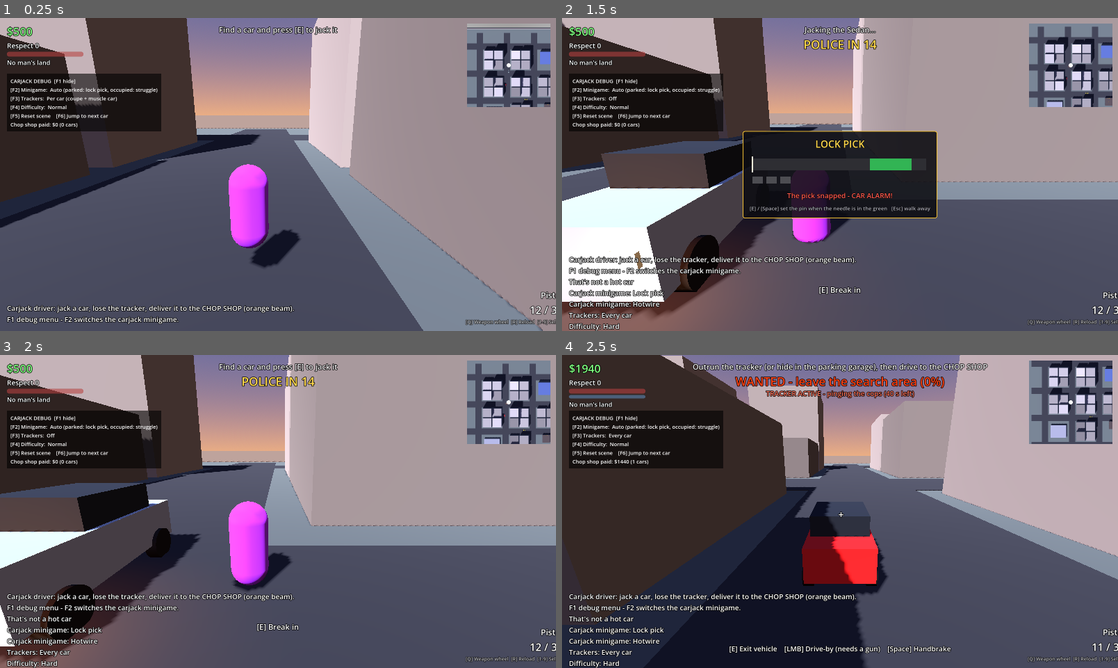
Above: before the commit, frames 1-4 (two rows, left to right).
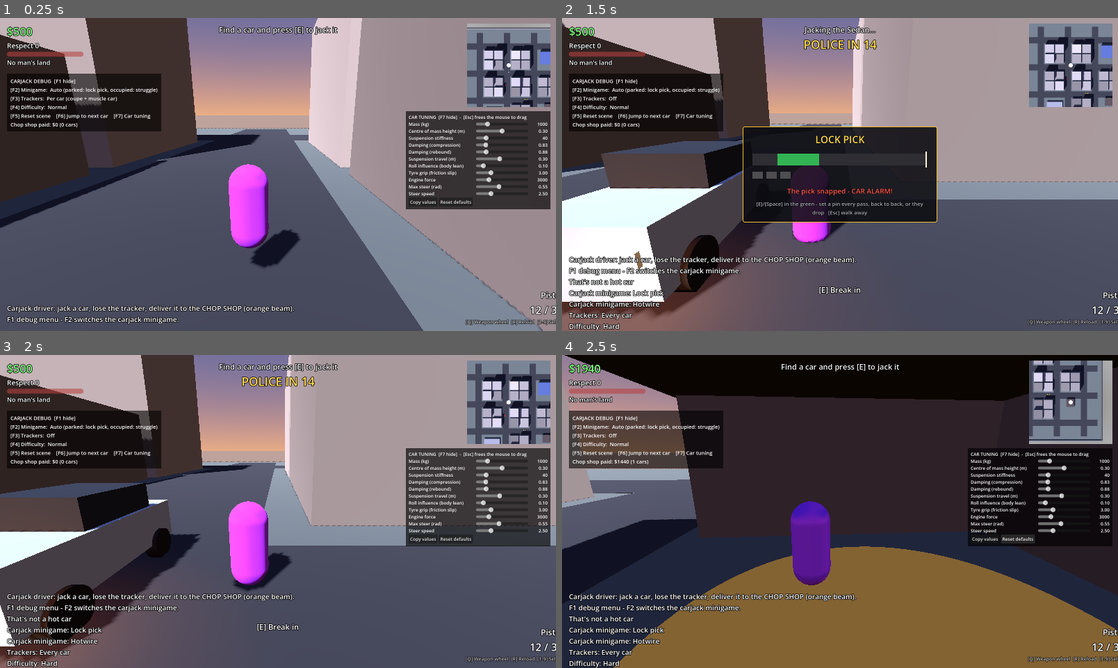
Above: after the commit, the same moments.

Repository: ncpawlak/streetlawgame
Game: Godot game, scene res://tests/carjack_test_runner.tscn
Same seed, same stepped clock (60 frames per second), same inputs: the game is played once before the commit and once after it. This scene is started directly instead of the project's main scene.
Inputs (mouse positions are in pixels of both pictures, inside the frame that each line leads up to):
- Up to frame 1 (0.25 s): no input
- Up to frame 2 (1.5 s): click (984, 202) at 0.5 s, where only the run after the commit has a clickable "Copy values"; tap Enter at 1.25 s; move the mouse to (962, 158) at 1.27 s; hold D (move_right) from 1.28 s (still down); hold Right mouse button (aim) from 1.28 s (still down); click (962, 158) at 1.42 s
- Up to frame 3 (2 s): keep holding D (move_right); keep holding Right mouse button (aim); tap E (interact) at 1.55 s
- Up to frame 4 (2.5 s): release D (move_right) at 2 s; release Right mouse button (aim) at 2 s; click (1017, 539) at 2 s, where only the run after the commit has a clickable "Reset defaults"

The runs differ from the first frame. In frame 1, 7.9% of the frame differs, in the area x 20-99%, y 29-62%; in frame 2, 3.1%; in frame 3, 8.0%; in frame 4, 81%, in the area x 0-100%, y 0-100%.

Commit message:
Carjack: streak lock pick, free-look driving camera, live car tuning panel (F7)
Co-authored-by: Copilot App <223556219+Copilot@users.noreply.github.com>

Diff:
--- a/drivers/carjack/carjack_driver.gd
+++ b/drivers/carjack/carjack_driver.gd
@@ -61,6 +61,10 @@
 var hot_car: HotCar
 var cruisers: Array[PursuitCruiser] = []
 var alarms: Array[StringName] = []
+## Live handling values for every target car (F7 tuning panel). default_tuning is what the Vehicle
+## code builds, captured from the first car so the defaults are untouched.
+var tuning: VehicleTuning
+var default_tuning: VehicleTuning
 
 var _minigame_layer: CanvasLayer
 var _targets: Array[HotCar] = []
@@ -117,6 +121,8 @@
 	if event.is_action_pressed("ui_cancel"):
 		Input.mouse_mode = Input.MOUSE_MODE_VISIBLE
 	elif event is InputEventMouseButton and event.pressed and Input.mouse_mode != Input.MOUSE_MODE_CAPTURED:
+		if hud != null and hud.is_over_panel((event as InputEventMouseButton).position):
+			return
 		Input.mouse_mode = Input.MOUSE_MODE_CAPTURED
 		get_viewport().set_input_as_handled()
 
@@ -138,6 +144,8 @@
 			get_tree().reload_current_scene()
 		KEY_F6:
 			teleport_to_next_target()
+		KEY_F7:
+			hud.toggle_tuning()
 		_:
 			return
 	get_viewport().set_input_as_handled()
@@ -179,6 +187,28 @@
 	if minigame_mode != MINIGAME_AUTO and CarjackMinigame.KINDS.has(minigame_mode):
 		return minigame_mode
 	return CarjackMinigame.KIND_STRUGGLE if car != null and car.has_occupant() else CarjackMinigame.KIND_LOCK_PICK
+
+
+## Sets one [constant VehicleTuning.PARAMS] value and applies it live to every target car.
+func set_tuning(property: StringName, value: float) -> void:
+	tuning.set(property, value)
+	for car in targets():
+		tuning.apply(car)
+
+
+func reset_tuning() -> void:
+	tuning = default_tuning.duplicate_tuning()
+	for car in targets():
+		tuning.apply(car)
+
+
+## Prints the current handling values and copies them to the clipboard.
+func report_tuning() -> String:
+	var text := "Car tuning: " + tuning.to_text()
+	print(text)
+	DisplayServer.clipboard_set(text)
+	EventBus.notify.emit("Tuning copied to clipboard (also printed to the console)")
+	return text
 
 
 func targets() -> Array[HotCar]:
@@ -401,6 +431,11 @@
 	car.exploded.connect(_schedule_respawn.bind(car))
 	get_node("Targets").add_child(car)
 	_targets.append(car)
+	if tuning == null:
+		default_tuning = VehicleTuning.from_vehicle(car)
+		tuning = default_tuning.duplicate_tuning()
+	else:
+		tuning.apply(car)
 	return car
 
 
--- a/drivers/carjack/carjack_hud.gd
+++ b/drivers/carjack/carjack_hud.gd
@@ -11,6 +11,11 @@
 var _tracker: Label
 var _debug_panel: PanelContainer
 var _debug_label: Label
+var tuning_visible := true
+var _tuning_panel: PanelContainer
+var _sliders := {}
+var _values := {}
+var _syncing := false
 
 
 func _ready() -> void:
@@ -28,15 +33,116 @@
 	_debug_label = Label.new()
 	_debug_label.add_theme_font_size_override("font_size", 15)
 	_debug_panel.add_child(_debug_label)
+	_build_tuning_panel()
 
 
 func toggle_debug() -> void:
 	debug_visible = not debug_visible
 
 
+func toggle_tuning() -> void:
+	tuning_visible = not tuning_visible
+
+
+## True when a click at [param point] lands on the tuning panel (so it doesn't recapture the mouse).
+func is_over_panel(point: Vector2) -> bool:
+	return _tuning_panel != null and _tuning_panel.visible and _tuning_panel.get_global_rect().has_point(point)
+
+
+func _build_tuning_panel() -> void:
+	_tuning_panel = PanelContainer.new()
+	_tuning_panel.name = "TuningPanel"
+	_tuning_panel.set_anchors_and_offsets_preset(Control.PRESET_TOP_RIGHT)
+	_tuning_panel.grow_horizontal = Control.GROW_DIRECTION_BEGIN
+	_tuning_panel.offset_right = -16.0
+	_tuning_panel.offset_top = 268.0
+	var style := StyleBoxFlat.new()
+	style.bg_color = Color(0.0, 0.0, 0.0, 0.65)
+	style.set_content_margin_all(8)
+	_tuning_panel.add_theme_stylebox_override("panel", style)
+	add_child(_tuning_panel)
+	var rows := VBoxContainer.new()
+	rows.add_theme_constant_override("separation", 2)
+	_tuning_panel.add_child(rows)
+	var title := Label.new()
+	title.text = "CAR TUNING  [F7 hide]  -  [Esc] frees the mouse to drag"
+	title.add_theme_font_size_override("font_size", 13)
+	rows.add_child(title)
+	for spec: Array in VehicleTuning.PARAMS:
+		var row := HBoxContainer.new()
+		rows.add_child(row)
+		var name_label := Label.new()
+		name_label.text = spec[1]
+		name_label.custom_minimum_size.x = 190.0
+		name_label.add_theme_font_size_override("font_size", 13)
+		row.add_child(name_label)
+		var slider := HSlider.new()
+		slider.min_value = spec[2]
+		slider.max_value = spec[3]
+		slider.step = spec[4]
+		slider.custom_minimum_size = Vector2(150.0, 18.0)
+		slider.focus_mode = Control.FOCUS_NONE
+		slider.size_flags_vertical = Control.SIZE_SHRINK_CENTER
+		slider.value_changed.connect(_on_slider_changed.bind(spec[0]))
+		row.add_child(slider)
+		var value_label := Label.new()
+		value_label.custom_minimum_size.x = 52.0
+		value_label.horizontal_alignment = HORIZONTAL_ALIGNMENT_RIGHT
+		value_label.add_theme_font_size_override("font_size", 13)
+		row.add_child(value_label)
+		_sliders[spec[0]] = slider
+		_values[spec[0]] = value_label
+	var buttons := HBoxContainer.new()
+	rows.add_child(buttons)
+	buttons.add_child(_button("Copy values", func() -> void: driver.report_tuning()))
+	buttons.add_child(_button("Reset defaults", func() -> void:
+		driver.reset_tuning()
+		sync_tuning()))
+
+
+func _button(text: String, action: Callable) -> Button:
+	var button := Button.new()
+	button.text = text
+	button.focus_mode = Control.FOCUS_NONE
+	button.add_theme_font_size_override("font_size", 13)
+	button.pressed.connect(action)
+	return button
+
+
+## Pulls the driver's current tuning into the sliders.
+func sync_tuning() -> void:
+	if driver == null or driver.tuning == null:
+		return
+	_syncing = true
+	for spec: Array in VehicleTuning.PARAMS:
+		var value: float = driver.tuning.get(spec[0])
+		_sliders[spec[0]].value = value
+		_update_value_label(spec, value)
+	_syncing = false
+
+
+func _on_slider_changed(value: float, property: StringName) -> void:
+	if _syncing or driver == null:
+		return
+	driver.set_tuning(property, value)
+	for spec: Array in VehicleTuning.PARAMS:
+		if spec[0] == property:
+			_update_value_label(spec, value)
+
+
+func _update_value_label(spec: Array, value: float) -> void:
+	var label: Label = _values[spec[0]]
+	label.text = VehicleTuning.format_value(value, spec[4])
+	var default_value: float = driver.default_tuning.get(spec[0])
+	label.add_theme_color_override("font_color", Color.WHITE if is_equal_approx(value, default_value) else Color(1.0, 0.8, 0.3))
+
+
 func _process(_delta: float) -> void:
 	if driver == null:
 		return
+	if _sliders.size() > 0 and driver.tuning != null and _values[&"mass"].text == "":
+		sync_tuning()
+	_tuning_panel.visible = tuning_visible and not driver.is_minigame_open()
 	_objective.text = objective_text()
 	var response := driver.police_response
 	var alarm := driver.police_call
@@ -47,7 +153,7 @@
 	var car := driver.hot_car
 	_tracker.text = car.tracker.status_text() if car != null and is_instance_valid(car) and car.tracker != null else ""
 	_debug_panel.visible = debug_visible
-	_debug_label.text = "CARJACK DEBUG  [F1 hide]\n[F2] Minigame:  %s\n[F3] Trackers:  %s\n[F4] Difficulty:  %s\n[F5] Reset scene    [F6] Jump to next car\nChop shop paid: $%d (%d cars)" % [
+	_debug_label.text = "CARJACK DEBUG  [F1 hide]\n[F2] Minigame:  %s\n[F3] Trackers:  %s\n[F4] Difficulty:  %s\n[F5] Reset scene    [F6] Jump to next car    [F7] Car tuning\nChop shop paid: $%d (%d cars)" % [
 		driver.minigame_mode_name(), driver.tracker_mode_name(), String(driver.difficulty_level).capitalize(),
 		driver.chop_shop.total_paid, driver.chop_shop.deliveries]
 
--- a/drivers/carjack/minigames/lock_pick_minigame.gd
+++ b/drivers/carjack/minigames/lock_pick_minigame.gd
@@ -1,8 +1,10 @@
 class_name LockPickMinigame
 extends CarjackMinigame
-## Prototype (a): timing bar for parked cars. A needle sweeps back and forth; press E/Space while it
-## is inside the green zone to set a pin. Every pin makes the zone smaller and the needle faster.
-## Too many misses snaps the pick and sets the car alarm off.
+## Prototype (a): "bang bang bang" lock pick for parked cars. A needle bounces wall to wall; press
+## E/Space while it is inside the green zone to set a pin. Pins must be set back to back: if the needle
+## reaches the next wall without a pin set on that pass, or you press outside the zone, the streak
+## resets to zero. Each pin speeds the needle up and shrinks the zone. Too many mis-presses snap the
+## pick and set the car alarm off.
 
 @export var pins_needed := 3
 @export var max_misses := 3
@@ -19,8 +21,13 @@
 var zone_width := 0.24
 var pins_set := 0
 var misses := 0
+## Pins dropped because the needle reached a wall (or a mis-press) before the next pin.
+var resets := 0
+## True once a pin has been set since the needle last touched a wall.
+var hit_this_pass := false
 
 var _rng := RandomNumberGenerator.new()
+var _status_hold := 0.0
 var _zone_rect: ColorRect
 var _needle_rect: ColorRect
 var _pins: Array[ColorRect] = []
@@ -36,6 +43,8 @@
 	direction = 1.0
 	pins_set = 0
 	misses = 0
+	resets = 0
+	hit_this_pass = false
 	_new_zone()
 
 
@@ -49,18 +58,26 @@
 
 func _tick(delta: float) -> void:
 	needle += direction * speed() * delta
+	var bounced := false
 	if needle >= 1.0:
 		needle = 2.0 - needle
 		direction = -1.0
+		bounced = true
 	elif needle <= 0.0:
 		needle = -needle
 		direction = 1.0
+		bounced = true
 	needle = clampf(needle, 0.0, 1.0)
+	if bounced:
+		if pins_set > 0 and not hit_this_pass:
+			_reset_streak("Hit the wall - the pins dropped. Start again.")
+		hit_this_pass = false
 
 
 func _primary() -> void:
 	if in_zone():
 		pins_set += 1
+		hit_this_pass = true
 		if pins_set >= pins_needed:
 			_succeed("Click. The door's open.")
 			return
@@ -69,6 +86,17 @@
 		misses += 1
 		if misses >= max_misses:
 			_fail("The pick snapped - CAR ALARM!")
+			return
+		if pins_set > 0:
+			_reset_streak("Slipped - the pins dropped. Start again.")
+
+
+func _reset_streak(message: String) -> void:
+	pins_set = 0
+	resets += 1
+	_new_zone()
+	_set_status(message, Color(1.0, 0.55, 0.3))
+	_status_hold = 0.8
 
 
 func _new_zone() -> void:
@@ -101,6 +129,7 @@
 	_needle_rect.position.x = 10.0 + needle * BAR_WIDTH - 2.5
 	for i in _pins.size():
 		_pins[i].color = Color(0.95, 0.8, 0.2) if i < pins_set else Color(0.3, 0.3, 0.32)
-	if not done:
-		_set_status("Pins %d/%d   -   Misses %d/%d" % [pins_set, pins_needed, misses, max_misses])
-	_set_hint("[E] / [Space] set the pin when the needle is in the green   [Esc] walk away")
+	_status_hold = maxf(0.0, _status_hold - get_process_delta_time())
+	if not done and _status_hold <= 0.0:
+		_set_status("Streak %d/%d   -   Misses %d/%d" % [pins_set, pins_needed, misses, max_misses])
+	_set_hint("[E]/[Space] in the green - set a pin every pass, back to back, or they drop   [Esc] walk away")
--- /dev/null
+++ b/drivers/carjack/vehicle_tuning.gd
@@ -0,0 +1,98 @@
+class_name VehicleTuning
+extends RefCounted
+## Live handling knobs for balancing car feel (the carjack debug tuning panel, F7). Defaults are
+## captured from a real Vehicle so nothing changes until a slider moves; apply() pushes the current
+## values onto any Vehicle's body and wheels. to_text() is the line to paste back when you find
+## settings you like.
+
+## [property, label, min, max, step]
+const PARAMS := [
+	[&"mass", "Mass (kg)", 300.0, 4000.0, 50.0],
+	[&"center_of_mass_y", "Centre of mass height (m)", -0.6, 1.2, 0.05],
+	[&"suspension_stiffness", "Suspension stiffness", 10.0, 200.0, 1.0],
+	[&"damping_compression", "Damping (compression)", 0.1, 5.0, 0.05],
+	[&"damping_relaxation", "Damping (rebound)", 0.1, 5.0, 0.05],
+	[&"suspension_travel", "Suspension travel (m)", 0.05, 0.6, 0.01],
+	[&"roll_influence", "Roll influence (body lean)", 0.0, 1.0, 0.01],
+	[&"friction_slip", "Tyre grip (friction slip)", 0.5, 10.0, 0.1],
+	[&"engine_force", "Engine force", 500.0, 12000.0, 100.0],
+	[&"max_steer", "Max steer (rad)", 0.2, 1.0, 0.01],
+	[&"steer_speed", "Steer speed", 0.5, 8.0, 0.1],
+]
+
+var mass := 1000.0
+var center_of_mass_y := 0.3
+var suspension_stiffness := 40.0
+var damping_compression := 0.83
+var damping_relaxation := 0.88
+var suspension_travel := 0.3
+var roll_influence := 0.1
+var friction_slip := 3.0
+var engine_force := 3000.0
+var max_steer := 0.55
+var steer_speed := 2.5
+
+
+static func from_vehicle(vehicle: Vehicle) -> VehicleTuning:
+	var tuning := VehicleTuning.new()
+	tuning.mass = vehicle.mass
+	tuning.center_of_mass_y = vehicle.center_of_mass.y
+	tuning.engine_force = vehicle.max_engine_force
+	tuning.max_steer = vehicle.max_steer
+	tuning.steer_speed = vehicle.steer_speed
+	var wheels := wheels_of(vehicle)
+	if not wheels.is_empty():
+		var wheel := wheels[0]
+		tuning.suspension_stiffness = wheel.suspension_stiffness
+		tuning.damping_compression = wheel.damping_compression
+		tuning.damping_relaxation = wheel.damping_relaxation
+		tuning.suspension_travel = wheel.suspension_travel
+		tuning.roll_influence = wheel.wheel_roll_influence
+		tuning.friction_slip = wheel.wheel_friction_slip
+	return tuning
+
+
+static func wheels_of(vehicle: Vehicle) -> Array[VehicleWheel3D]:
+	var wheels: Array[VehicleWheel3D] = []
+	for child in vehicle.get_children():
+		if child is VehicleWheel3D:
+			wheels.append(child)
+	return wheels
+
+
+func apply(vehicle: Vehicle) -> void:
+	if vehicle == null or not is_instance_valid(vehicle):
+		return
+	vehicle.mass = mass
+	vehicle.center_of_mass = Vector3(0.0, center_of_mass_y, 0.0)
+	vehicle.max_engine_force = engine_force
+	vehicle.max_steer = max_steer
+	vehicle.steer_speed = steer_speed
+	for wheel in wheels_of(vehicle):
+		wheel.suspension_stiffness = suspension_stiffness
+		wheel.damping_compression = damping_compression
+		wheel.damping_relaxation = damping_relaxation
+		wheel.suspension_travel = suspension_travel
+		wheel.wheel_roll_influence = roll_influence
+		wheel.wheel_friction_slip = friction_slip
+	vehicle.sleeping = false
+
+
+func duplicate_tuning() -> VehicleTuning:
+	var copy := VehicleTuning.new()
+	for spec: Array in PARAMS:
+		copy.set(spec[0], get(spec[0]))
+	return copy
+
+
+static func format_value(value: float, step: float) -> String:
+	if step >= 1.0:
+		return "%d" % int(round(value))
+	return "%.2f" % value
+
+
+func to_text() -> String:
+	var parts: PackedStringArray = []
+	for spec: Array in PARAMS:
+		parts.append("%s=%s" % [spec[0], format_value(get(spec[0]), spec[4])])
+	return ", ".join(parts)
--- a/scripts/vehicles/vehicle.gd
+++ b/scripts/vehicles/vehicle.gd
@@ -46,7 +46,10 @@
 var _camera_pivot: Node3D
 var _spring_arm: SpringArm3D
 var _camera: Camera3D
+## Free-look chase camera: world-space yaw / pitch driven only by the mouse, so turning the car never
+## drags the view back to straight ahead (look around and shoot while driving).
 var _look_yaw := 0.0
+var _look_pitch := deg_to_rad(-15.0)
 var _last_velocity := Vector3.ZERO
 var _last_attacker: Node
 var _body_materials: Array[StandardMaterial3D] = []
@@ -109,7 +112,9 @@
 	if driver == null:
 		return
 	if event is InputEventMouseMotion and Input.mouse_mode == Input.MOUSE_MODE_CAPTURED:
-		_look_yaw -= (event as InputEventMouseMotion).relative.x * mouse_sensitivity
+		var motion := event as InputEventMouseMotion
+		_look_yaw = wrapf(_look_yaw - motion.relative.x * mouse_sensitivity, -PI, PI)
+		_look_pitch = clampf(_look_pitch - motion.relative.y * mouse_sensitivity, deg_to_rad(-60.0), deg_to_rad(20.0))
 	elif event.is_action_pressed("interact"):
 		get_viewport().set_input_as_handled()
 		exit()
@@ -141,22 +146,22 @@
 		_drive_by_shoot()
 
 
-func _process(delta: float) -> void:
+func _process(_delta: float) -> void:
 	if driver == null:
 		return
-	if not Input.is_action_pressed("aim") and not Input.is_action_pressed("shoot"):
-		_look_yaw = lerp_angle(_look_yaw, 0.0, clampf(1.5 * delta, 0.0, 1.0))
 	_camera_pivot.global_position = global_position + Vector3(0.0, 1.8, 0.0)
-	var target_yaw := global_rotation.y + PI + _look_yaw
-	_camera_pivot.rotation.y = lerp_angle(_camera_pivot.rotation.y, target_yaw, clampf(6.0 * delta, 0.0, 1.0))
+	_camera_pivot.rotation.y = _look_yaw
+	_spring_arm.rotation.x = _look_pitch
 
 
 func enter(player: Player) -> void:
 	driver = player
 	player.set_on_foot(false, self)
-	_look_yaw = 0.0
+	_look_yaw = wrapf(global_rotation.y + PI, -PI, PI)
+	_look_pitch = deg_to_rad(-15.0)
 	_camera_pivot.global_position = global_position + Vector3(0.0, 1.8, 0.0)
-	_camera_pivot.rotation.y = global_rotation.y + PI
+	_camera_pivot.rotation.y = _look_yaw
+	_spring_arm.rotation.x = _look_pitch
 	_camera.make_current()
 
 
@@ -166,7 +171,7 @@
 	var player := driver
 	driver = null
 	player.global_position = global_position + global_basis.x * 1.8 + Vector3.UP * 0.5
-	player.rotation.y = global_rotation.y + PI
+	player.rotation.y = _look_yaw
 	player.set_on_foot(true)
 
 
--- a/tests/carjack_tests.gd
+++ b/tests/carjack_tests.gd
@@ -69,6 +69,33 @@
 	game = LockPickMinigame.new()
 	results = _results(game)
 	game.begin()
+	game.needle = game.zone_center
+	game.press_primary()
+	_check(game.pins_set == 1 and game.hit_this_pass, "lock pick: a pin starts the streak")
+	game.needle = 0.999
+	game.direction = 1.0
+	game.tick(0.01)
+	_check(game.pins_set == 1 and not game.hit_this_pass, "lock pick: bouncing after a pin on that pass keeps the streak")
+	game.needle = game.zone_center
+	game.press_primary()
+	_check(game.pins_set == 2, "lock pick: back-to-back pins build the streak (bang, bang)")
+	game.needle = 0.001
+	game.direction = -1.0
+	game.tick(0.01)
+	game.needle = 0.999
+	game.direction = 1.0
+	game.tick(0.01)
+	_check(game.pins_set == 0 and game.resets == 1 and not game.done, "lock pick: reaching the next wall without a pin resets the streak")
+	game.needle = game.zone_center
+	game.press_primary()
+	game.needle = 0.0 if game.zone_center > 0.5 else 1.0
+	game.press_primary()
+	_check(game.pins_set == 0 and game.resets == 2 and game.misses == 1, "lock pick: a mis-press drops the pins too")
+	game.free()
+
+	game = LockPickMinigame.new()
+	results = _results(game)
+	game.begin()
 	var start := game.needle
 	game.tick(0.2)
 	_check(game.needle != start, "lock pick: the needle sweeps")
@@ -205,6 +232,23 @@
 	await _frames(2)
 	_check(sedan.stolen and player.current_vehicle == sedan and driver.hot_car == sedan and not driver.is_minigame_open(), "a successful jack puts the player in the car")
 	_check(sedan.tracker == null and not driver.police_call.is_active(), "a clean parked-car jack with trackers off stays quiet")
+
+	# Free-look driving camera: turning the car doesn't swing the view back to straight ahead.
+	sedan._look_yaw = wrapf(sedan.global_rotation.y + PI + 1.5, -PI, PI)
+	var look := sedan._look_yaw
+	sedan.global_rotation.y += 1.0
+	await _frames(10)
+	_check(is_equal_approx(sedan._camera_pivot.rotation.y, look) and is_equal_approx(sedan._look_yaw, look), "the driving camera stays where you look while the car turns")
+
+	# Live handling tuning (F7): sliders push values onto every target car; reset restores them.
+	_check(driver.default_tuning.mass == 1000.0 and driver.default_tuning.suspension_stiffness == 40.0, "tuning defaults are captured from the stock Vehicle")
+	driver.set_tuning(&"mass", 2400.0)
+	driver.set_tuning(&"damping_relaxation", 2.5)
+	var wheels := VehicleTuning.wheels_of(suv)
+	_check(sedan.mass == 2400.0 and suv.mass == 2400.0 and wheels.size() == 4 and wheels[0].damping_relaxation == 2.5, "tuning sliders apply live to every target car")
+	_check(driver.report_tuning().contains("mass=2400"), "tuning values can be copied out")
+	driver.reset_tuning()
+	_check(sedan.mass == 1000.0 and is_equal_approx(VehicleTuning.wheels_of(sedan)[0].damping_relaxation, driver.default_tuning.damping_relaxation), "reset restores the stock handling")
 
 	# Chop shop: park on the pad and get paid.
 	var payouts: Array[int] = []
Not shown, added: drivers/carjack/vehicle_tuning.gd.uid
